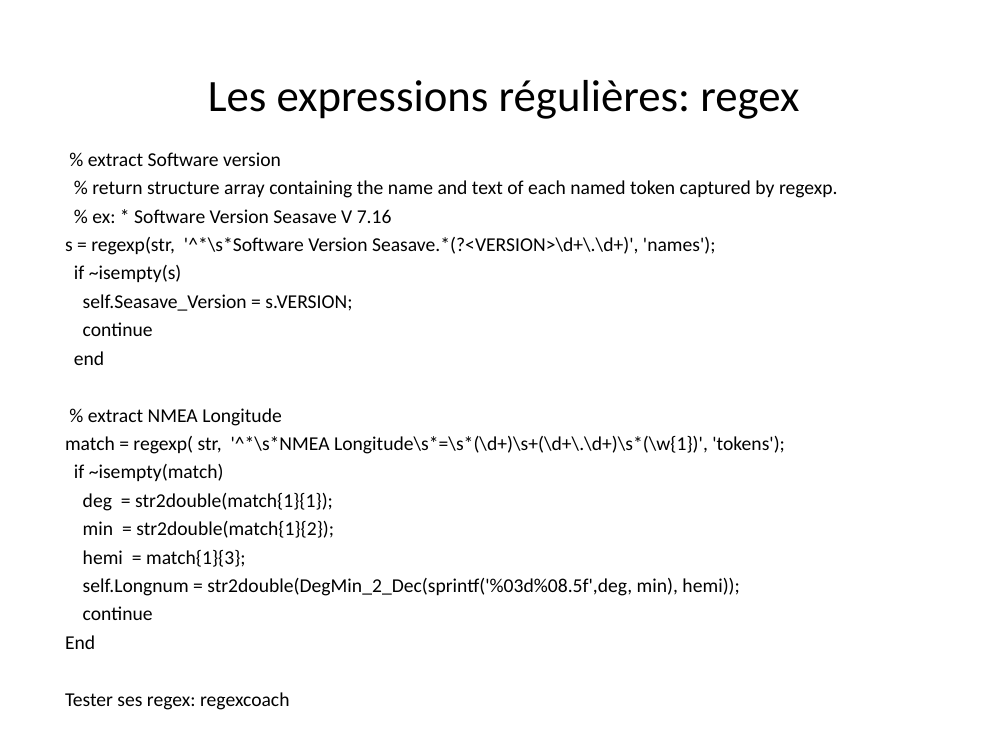
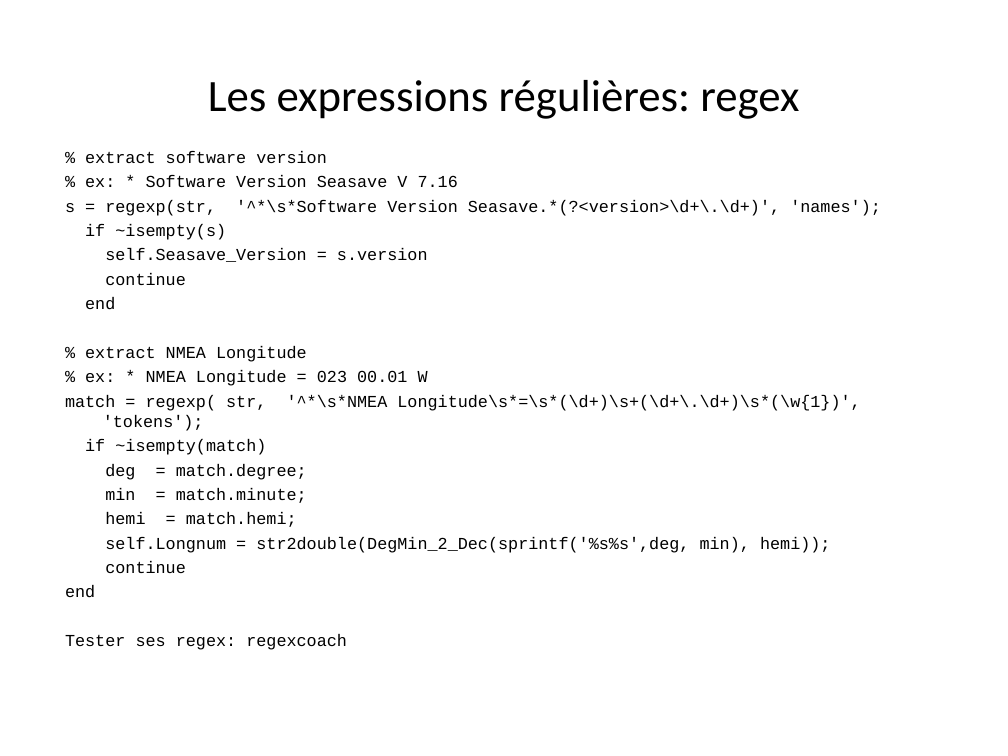
Before and after one commit to jgrelet/course-object-programing-with-Matlab, a slide deck: slide 23 of Introduction à la programmation objet avec Matlab.ppt. Drawn at 1008x756 pixels with LibreOffice and Linux fonts; fonts in the diff are those of the drawing. Boxes give left, top, right and bottom in pixels: in the first picture for what was removed or moved away, otherwise in the second. Text is boxed around its words. In the diff, an @@ line names an element or a change of style, - is before the commit and + after.

```diff
--- a/Introduction à la programmation objet avec Matlab.ppt
+++ b/Introduction à la programmation objet avec Matlab.ppt
@@ text at [65,175,860,650]: size 14 to 12 pt, font Calibri to Courier New in "% ex: * Software Version Seasave V ...", "if ~isempty(s)", "continue", "end" and 5 more places @@
@@ text at [85,151,327,163]: text changed; size 14 to 12 pt; font Calibri to Courier New @@
-% extract Software version
-% return structure array containing the name and text of each named token captured by regexp.
+% extract software version
@@ text at [65,200,881,216]: text changed; size 14 to 12 pt; font Calibri to Courier New @@
-s = regexp(str, '^*\s*Software Version Seasave.*(?<VERSION>\d+\.\d+)', 'names');
+s = regexp(str, '^*\s*Software Version Seasave.*(?<version>\d+\.\d+)', 'names');
@@ text at [105,248,428,262]: text changed; size 14 to 12 pt; font Calibri to Courier New @@
-self.Seasave_Version = s.VERSION;
+self.Seasave_Version = s.version
@@ text at [85,370,428,386]: paragraph added @@
+% ex: * NMEA Longitude = 023 00.01 W
@@ text at [105,464,831,553]: text changed; size 14 to 12 pt; font Calibri to Courier New @@
-deg = str2double(match{1}{1});
-min = str2double(match{1}{2});
-hemi = match{1}{3};
-self.Longnum = str2double(DegMin_2_Dec(sprintf('%03d%08.5f',deg, min), hemi));
+deg = match.degree;
+min = match.minute;
+hemi = match.hemi;
+self.Longnum = str2double(DegMin_2_Dec(sprintf('%s%s',deg, min), hemi));
@@ text at [65,585,95,598]: text changed; size 14 to 12 pt; font Calibri to Courier New @@
-End
+end
```
Also in this commit, not shown: 21 other slides changed, 1 slide added, 8 other files.
